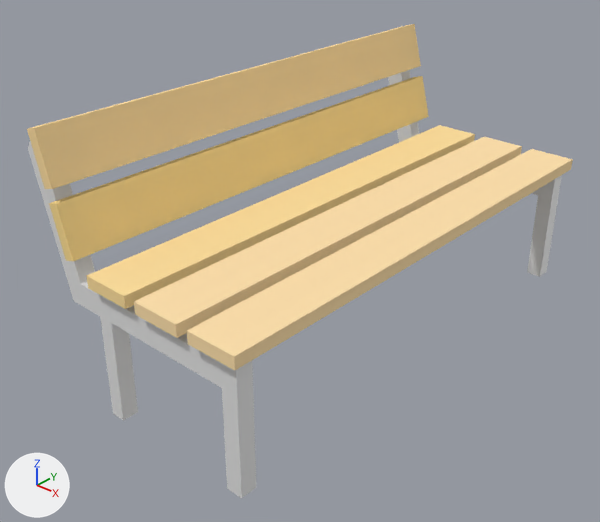
Renders of the Blender file 01-Models/jb-bank.blend from each side of a commit.
Camera for both pictures: a 50 mm lens placed at (9.52, -10.78, 6.3), pointed at (0.26, -0.54, -0.98). Every picture has the same lights, and +X, +Y and +Z are marked at lower left.
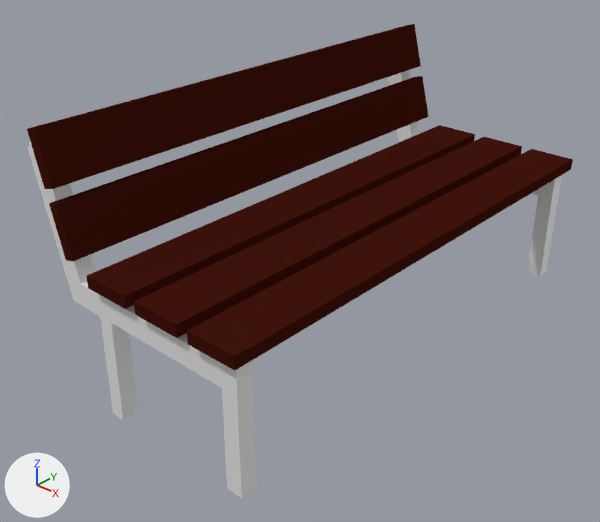
Where the change shows, as pixel boxes [x1, y1, x2, y2] in the pictures (600 x 522 px):
'Cube.003', recoloured: [27, 24, 421, 189] in both
'Cube.004', recoloured: [49, 76, 429, 261] in both
'Cube.002', recoloured (beige to red): [187, 149, 573, 370] in both
'Cube.001', recoloured (beige to red): [134, 137, 522, 338] in both
'Cube', recoloured (beige to red): [87, 125, 475, 309] in both

Patch to the scene script:
```diff
--- a/01-Models/jb-bank.blend.py
+++ b/01-Models/jb-bank.blend.py
@@ mat_material @@
 mat_material = diffuse_material('Material')
-mat_material.base_color = (1.0, 0.747, 0.35)  # beige #ffe0a0
+mat_material.base_color = (0.0529, 0.0075, 0.00402)  # dark red #41150d
@@ mat_material_001 @@
 mat_material_001 = diffuse_material('Material.001')
-mat_material_001.base_color = (1.0, 0.754, 0.421)  # beige #ffe1ae
+mat_material_001.base_color = (0.0529, 0.0075, 0.00402)  # dark red #41150d
@@ mat_material_003 @@
 mat_material_003 = diffuse_material('Material.003')
-mat_material_003.base_color = (1.0, 0.744, 0.368)  # beige #ffe0a3
+mat_material_003.base_color = (0.0529, 0.0075, 0.00402)  # dark red #41150d
@@ mat_material_004 @@
 mat_material_004 = diffuse_material('Material.004')
-mat_material_004.base_color = (1.0, 0.745, 0.301)  # yellow #ffe095
+mat_material_004.base_color = (0.0529, 0.0075, 0.00402)  # dark red #41150d
@@ mat_material_006 @@
 mat_material_006 = diffuse_material('Material.006')
-mat_material_006.base_color = (1.0, 0.754, 0.421)  # beige #ffe1ae
+mat_material_006.base_color = (0.0529, 0.0075, 0.00402)  # dark red #41150d
```
